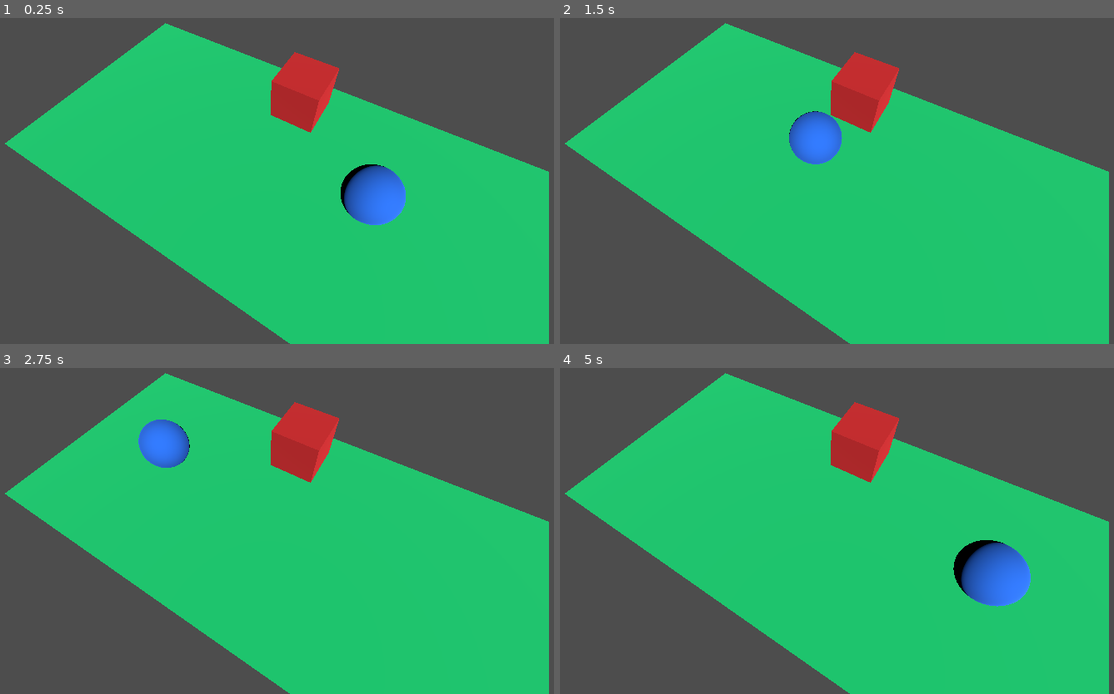
Above: before the commit, frames 1-4 (two rows, left to right).
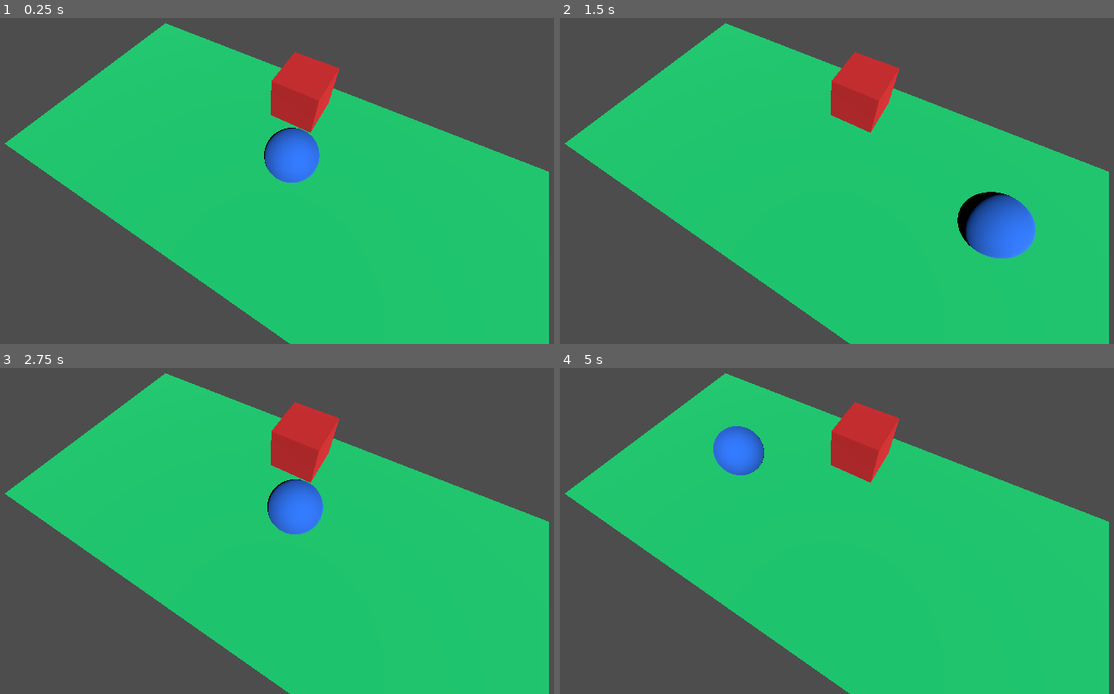
Above: after the commit, the same moments.

Repository: kvu787/VsyncStutterTest
Game: Godot game, scene res://Main.tscn
The game is run twice, just before and just after one commit, with the same random seed, the same clock (stepped at 60 frames per second) and the same inputs.
Inputs:
- Up to frame 1 (0.25 s): no input
- Up to frame 2 (1.5 s): no input
- Up to frame 3 (2.75 s): no input
- Up to frame 4 (5 s): no input

The runs differ from the first frame. In frame 1, 3.1% of the frame differs, in the area x 47-74%, y 33-64%; in frame 2, 3.5%, in the area x 41-86%, y 28-74%; in frame 3, 2.4%; in frame 4, 3.3%.

Commit message:
Use hardcoded fixed delta

Diff:
--- a/Godot/Sphere.gd
+++ b/Godot/Sphere.gd
@@ -18,9 +18,8 @@
 
 	print("END: Sphere._init()")
 
-
 func _process(delta: float) -> void:
-	self.position.x += self.Direction * self.Speed * delta
+	self.position.x += self.Direction * self.Speed * (1.0/240.0)
 
 	if abs(self.position.x) > self.TravelDistance:
 		if self.position.x > 0:
